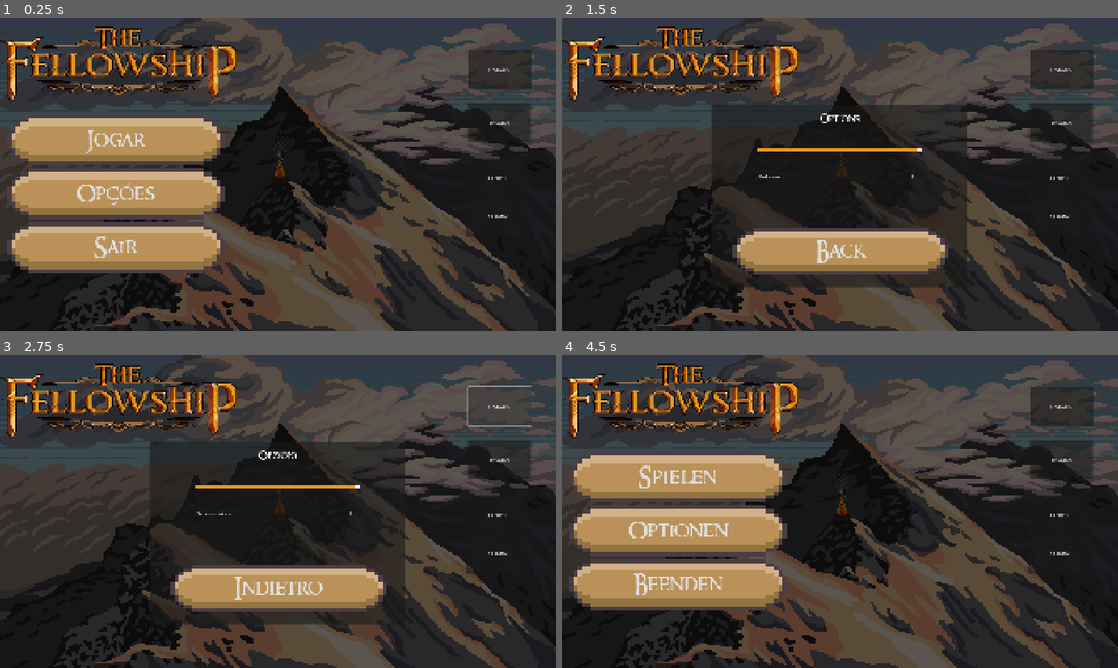
Above: before the commit, frames 1-4 (two rows, left to right).
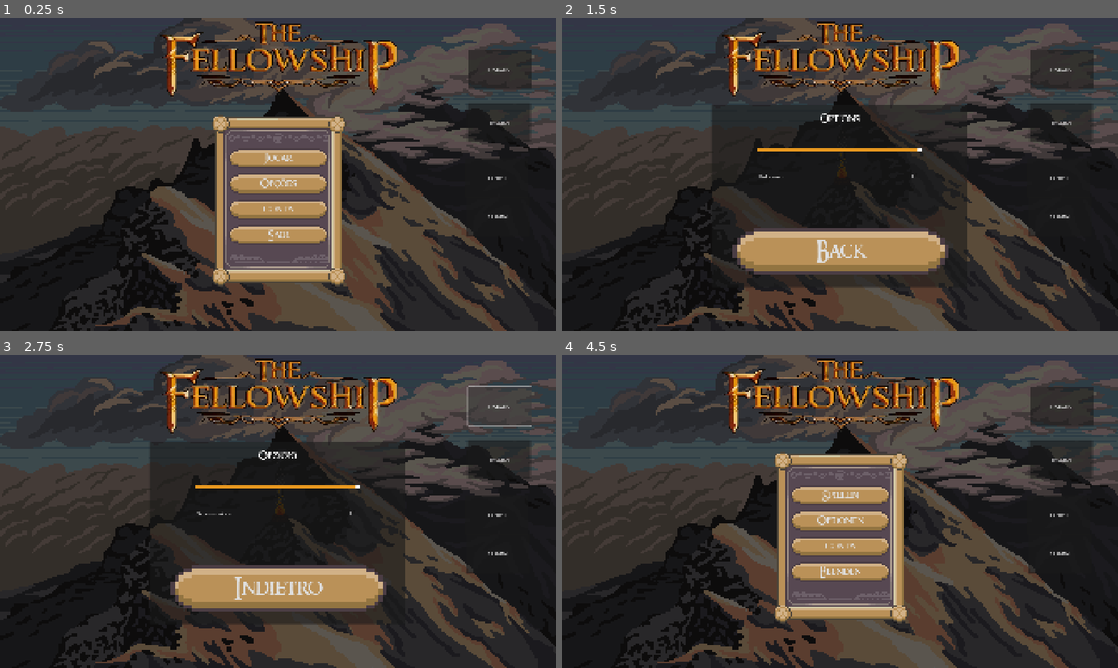
Above: after the commit, the same moments.

Repository: rafilourenco/PAP
Game: Godot game, scene res://src/global/main_menu.tscn
Same seed, same stepped clock (60 frames per second), same inputs: the game is played once before the commit and once after it.
Inputs:
- Up to frame 1 (0.25 s): no input
- Up to frame 2 (1.5 s): click "ENGLISH" at 0.5 s; click "Options" at 1.25 s
- Up to frame 3 (2.75 s): click "ITALIANO" at 2 s
- Up to frame 4 (4.5 s): click "FRENCH" at 2.75 s; click "GERMAN" at 3.5 s; click "Zurück" at 4.25 s

The runs differ from the first frame. In frame 1, 34% of the frame differs, in the area x 0-72%, y 1-86%; in frame 2, 6.4%; in frame 3, 6.4%; in frame 4, 34%.

Commit message:
Atualização do UI

Diff:
--- a/src/global/main_menu.gd
+++ b/src/global/main_menu.gd
@@ -1,7 +1,7 @@
 extends Control
 
 const CONFIG_PATH := "user://settings.cfg"
-@onready var main_buttons: VBoxContainer = $MainButtons
+@onready var main_buttons: Panel = $MainButtons
 @onready var options: Panel = $Options
 
 func save_language(lang: String) -> void:
--- a/src/global/main_menu.tscn
+++ b/src/global/main_menu.tscn
@@ -1,18 +1,25 @@
-[gd_scene load_steps=14 format=3 uid="uid://dmld3q6i1l3nc"]
+[gd_scene load_steps=19 format=3 uid="uid://dmld3q6i1l3nc"]
 
 [ext_resource type="Script" uid="uid://c6vs4hdy5luk8" path="res://src/global/main_menu.gd" id="1_hikmi"]
 [ext_resource type="Texture2D" uid="uid://h70jhxbyl6xl" path="res://src/global/UI/fundo.png" id="1_npkow"]
 [ext_resource type="FontFile" uid="uid://f2fxybw5j22t" path="res://src/global/UI/RINGM___.TTF" id="1_rdm6y"]
 [ext_resource type="Texture2D" uid="uid://dhn5s78ijbve7" path="res://src/global/UI/Button_52x14.png" id="2_glcjn"]
 [ext_resource type="Texture2D" uid="uid://4komnfcdamey" path="res://src/global/UI/logo-fellowship.png" id="4_ysmy1"]
+[ext_resource type="Texture2D" uid="uid://wbfdqqwo3av5" path="res://src/global/UI/CornerKnot_14x14.png" id="5_o8hlc"]
 [ext_resource type="AudioStream" uid="uid://bce64ev2nnydf" path="res://src/global/The Shire.wav" id="7_ro8wv"]
 [ext_resource type="Script" uid="uid://cg5hac83wies3" path="res://src/global/audio_control.gd" id="7_smjop"]
 [ext_resource type="Script" uid="uid://b6x4lma1c8ur8" path="res://src/global/fullscreen_control.gd" id="8_h32bd"]
+[ext_resource type="Texture2D" uid="uid://b7hjg4g6swftb" path="res://src/global/UI/RectangleBox_96x96.png" id="9_h32bd"]
+[ext_resource type="Texture2D" uid="uid://0c2br6lgg0ss" path="res://src/global/UI/TopPatternPanel_02_33x15.png" id="10_3pb76"]
+[ext_resource type="Texture2D" uid="uid://b076wk1pmp7ws" path="res://src/global/UI/BottomPatternPanel_119x17.png" id="11_o8hlc"]
 
 [sub_resource type="StyleBoxTexture" id="StyleBoxTexture_3hb1d"]
 texture = ExtResource("1_npkow")
 modulate_color = Color(0.354063, 0.354063, 0.354063, 1)
 
+[sub_resource type="StyleBoxTexture" id="StyleBoxTexture_bj7ps"]
+texture = ExtResource("9_h32bd")
+
 [sub_resource type="StyleBoxEmpty" id="StyleBoxEmpty_p2bwi"]
 
 [sub_resource type="StyleBoxTexture" id="StyleBoxTexture_0n411"]
@@ -44,106 +51,213 @@
 grow_vertical = 2
 theme_override_styles/panel = SubResource("StyleBoxTexture_3hb1d")
 
-[node name="MainButtons" type="VBoxContainer" parent="."]
+[node name="Logo" type="TextureRect" parent="."]
+layout_mode = 1
+anchors_preset = 5
+anchor_left = 0.5
+anchor_right = 0.5
+offset_left = -435.5
+offset_right = 435.5
+offset_bottom = 282.0
+grow_horizontal = 2
+texture = ExtResource("4_ysmy1")
+
+[node name="EnglishButton" type="Button" parent="."]
+layout_mode = 0
+offset_left = 1613.0
+offset_top = 291.0
+offset_right = 1831.0
+offset_bottom = 427.0
+text = "ENGLISH"
+
+[node name="ItalianButton" type="Button" parent="."]
+layout_mode = 0
+offset_left = 1615.0
+offset_top = 108.0
+offset_right = 1833.0
+offset_bottom = 244.0
+text = "ITALIANO"
+
+[node name="FrenchButton" type="Button" parent="."]
+layout_mode = 0
+offset_left = 1606.0
+offset_top = 483.0
+offset_right = 1824.0
+offset_bottom = 619.0
+text = "FRENCH"
+
+[node name="GermanButton" type="Button" parent="."]
+layout_mode = 0
+offset_left = 1608.0
+offset_top = 616.0
+offset_right = 1826.0
+offset_bottom = 752.0
+text = "GERMAN"
+
+[node name="MainButtons" type="Panel" parent="."]
 layout_mode = 1
 anchors_preset = 8
 anchor_left = 0.5
 anchor_top = 0.5
 anchor_right = 0.5
 anchor_bottom = 0.5
-offset_left = -937.0
-offset_top = -204.0
-offset_right = -185.0
-offset_bottom = 341.0
+offset_left = -220.0
+offset_top = -203.0
+offset_right = 221.0
+offset_bottom = 375.0
 grow_horizontal = 2
 grow_vertical = 2
-theme_override_constants/separation = 10
-
-[node name="Button" type="Button" parent="MainButtons"]
+theme_override_styles/panel = SubResource("StyleBoxTexture_bj7ps")
+
+[node name="TopLeft" type="TextureRect" parent="MainButtons"]
+custom_minimum_size = Vector2(64, 64)
+layout_mode = 1
+offset_left = -13.0
+offset_top = -7.0
+offset_right = 51.0
+offset_bottom = 57.0
+texture = ExtResource("5_o8hlc")
+
+[node name="TopRight" type="TextureRect" parent="MainButtons"]
+custom_minimum_size = Vector2(64, 64)
+layout_mode = 1
+anchors_preset = 1
+anchor_left = 1.0
+anchor_right = 1.0
+offset_left = -51.0
+offset_top = -6.0
+offset_right = 13.0
+offset_bottom = 58.0
+grow_horizontal = 0
+texture = ExtResource("5_o8hlc")
+
+[node name="BottomLeft" type="TextureRect" parent="MainButtons"]
+custom_minimum_size = Vector2(64, 64)
+layout_mode = 1
+anchors_preset = 2
+anchor_top = 1.0
+anchor_bottom = 1.0
+offset_left = -13.0
+offset_top = -57.0
+offset_right = 51.0
+offset_bottom = 7.0
+grow_vertical = 0
+texture = ExtResource("5_o8hlc")
+
+[node name="BottomRight" type="TextureRect" parent="MainButtons"]
+custom_minimum_size = Vector2(64, 64)
+layout_mode = 1
+anchors_preset = 3
+anchor_left = 1.0
+anchor_top = 1.0
+anchor_right = 1.0
+anchor_bottom = 1.0
+offset_left = -51.0
+offset_top = -58.0
+offset_right = 13.0
+offset_bottom = 6.0
+grow_horizontal = 0
+grow_vertical = 0
+texture = ExtResource("5_o8hlc")
+
+[node name="VBoxContainer" type="VBoxContainer" parent="MainButtons"]
+layout_mode = 0
+offset_left = 44.0
+offset_top = 59.0
+offset_right = 391.0
+offset_bottom = 518.0
+
+[node name="TopPattern" type="TextureRect" parent="MainButtons/VBoxContainer"]
+custom_minimum_size = Vector2(0, 35)
+layout_mode = 2
+texture = ExtResource("10_3pb76")
+
+[node name="Control4" type="Control" parent="MainButtons/VBoxContainer"]
+custom_minimum_size = Vector2(0, 10)
+layout_mode = 2
+
+[node name="VBoxContainer" type="VBoxContainer" parent="MainButtons/VBoxContainer"]
+layout_mode = 2
+
+[node name="Button" type="Button" parent="MainButtons/VBoxContainer/VBoxContainer"]
+custom_minimum_size = Vector2(250, 70)
 layout_mode = 2
 size_flags_vertical = 3
 theme_override_colors/font_hover_pressed_color = Color(0.909804, 0.596078, 0.121569, 1)
 theme_override_colors/font_hover_color = Color(0.909804, 0.596078, 0.121569, 1)
 theme_override_colors/font_pressed_color = Color(0.812725, 3.77826e-06, 5.77569e-07, 1)
 theme_override_fonts/font = ExtResource("1_rdm6y")
-theme_override_font_sizes/font_size = 75
+theme_override_font_sizes/font_size = 35
 theme_override_styles/focus = SubResource("StyleBoxEmpty_p2bwi")
 theme_override_styles/hover = SubResource("StyleBoxTexture_0n411")
 theme_override_styles/pressed = SubResource("StyleBoxTexture_0n411")
 theme_override_styles/normal = SubResource("StyleBoxTexture_0n411")
 text = "MENU_LABEL_PLAY"
 
-[node name="Button2" type="Button" parent="MainButtons"]
+[node name="Control" type="Control" parent="MainButtons/VBoxContainer/VBoxContainer"]
+custom_minimum_size = Vector2(0, 10)
+layout_mode = 2
+
+[node name="Button2" type="Button" parent="MainButtons/VBoxContainer/VBoxContainer"]
+custom_minimum_size = Vector2(250, 70)
 layout_mode = 2
 size_flags_vertical = 3
 theme_override_colors/font_hover_pressed_color = Color(0.909804, 0.596078, 0.121569, 1)
 theme_override_colors/font_hover_color = Color(0.909804, 0.596078, 0.121569, 1)
 theme_override_colors/font_pressed_color = Color(0.812725, 3.77826e-06, 5.77569e-07, 1)
 theme_override_fonts/font = ExtResource("1_rdm6y")
-theme_override_font_sizes/font_size = 75
+theme_override_font_sizes/font_size = 35
 theme_override_styles/focus = SubResource("StyleBoxEmpty_p2bwi")
 theme_override_styles/hover = SubResource("StyleBoxTexture_0n411")
 theme_override_styles/pressed = SubResource("StyleBoxTexture_0n411")
 theme_override_styles/normal = SubResource("StyleBoxTexture_0n411")
 text = "MENU_OPTIONS"
 
-[node name="Button3" type="Button" parent="MainButtons"]
+[node name="Control3" type="Control" parent="MainButtons/VBoxContainer/VBoxContainer"]
+custom_minimum_size = Vector2(0, 10)
+layout_mode = 2
+
+[node name="Button4" type="Button" parent="MainButtons/VBoxContainer/VBoxContainer"]
+custom_minimum_size = Vector2(250, 70)
+layout_mode = 2
+theme_override_colors/font_hover_pressed_color = Color(0.909804, 0.596078, 0.121569, 1)
+theme_override_colors/font_hover_color = Color(0.909804, 0.596078, 0.121569, 1)
+theme_override_colors/font_pressed_color = Color(0.812725, 3.77826e-06, 5.77569e-07, 1)
+theme_override_fonts/font = ExtResource("1_rdm6y")
+theme_override_font_sizes/font_size = 35
+theme_override_styles/focus = SubResource("StyleBoxEmpty_p2bwi")
+theme_override_styles/hover = SubResource("StyleBoxTexture_0n411")
+theme_override_styles/pressed = SubResource("StyleBoxTexture_0n411")
+theme_override_styles/normal = SubResource("StyleBoxTexture_0n411")
+text = "conta"
+
+[node name="Control2" type="Control" parent="MainButtons/VBoxContainer/VBoxContainer"]
+custom_minimum_size = Vector2(0, 10)
+layout_mode = 2
+
+[node name="Button3" type="Button" parent="MainButtons/VBoxContainer/VBoxContainer"]
+custom_minimum_size = Vector2(250, 70)
 layout_mode = 2
 size_flags_vertical = 3
 theme_override_colors/font_hover_pressed_color = Color(0.909804, 0.596078, 0.121569, 1)
 theme_override_colors/font_hover_color = Color(0.909804, 0.596078, 0.121569, 1)
 theme_override_colors/font_pressed_color = Color(0.812725, 3.77826e-06, 5.77569e-07, 1)
 theme_override_fonts/font = ExtResource("1_rdm6y")
-theme_override_font_sizes/font_size = 75
+theme_override_font_sizes/font_size = 35
 theme_override_styles/focus = SubResource("StyleBoxEmpty_p2bwi")
 theme_override_styles/hover = SubResource("StyleBoxTexture_0n411")
 theme_override_styles/pressed = SubResource("StyleBoxTexture_0n411")
 theme_override_styles/normal = SubResource("StyleBoxTexture_0n411")
 text = "MENU_LABEL_QUIT"
 
-[node name="Logo" type="TextureRect" parent="."]
-layout_mode = 1
-anchors_preset = 5
-anchor_left = 0.5
-anchor_right = 0.5
-offset_left = -988.0
-offset_top = 17.0
-offset_right = -117.0
-offset_bottom = 299.0
-grow_horizontal = 2
-texture = ExtResource("4_ysmy1")
-
-[node name="EnglishButton" type="Button" parent="."]
-layout_mode = 0
-offset_left = 1613.0
-offset_top = 291.0
-offset_right = 1831.0
-offset_bottom = 427.0
-text = "ENGLISH"
-
-[node name="ItalianButton" type="Button" parent="."]
-layout_mode = 0
-offset_left = 1615.0
-offset_top = 108.0
-offset_right = 1833.0
-offset_bottom = 244.0
-text = "ITALIANO"
-
-[node name="FrenchButton" type="Button" parent="."]
-layout_mode = 0
-offset_left = 1606.0
-offset_top = 483.0
-offset_right = 1824.0
-offset_bottom = 619.0
-text = "FRENCH"
-
-[node name="GermanButton" type="Button" parent="."]
-layout_mode = 0
-offset_left = 1608.0
-offset_top = 616.0
-offset_right = 1826.0
-offset_bottom = 752.0
-text = "GERMAN"
+[node name="Control5" type="Control" parent="MainButtons/VBoxContainer"]
+custom_minimum_size = Vector2(0, 20)
+layout_mode = 2
+
+[node name="BottomPattern" type="TextureRect" parent="MainButtons/VBoxContainer"]
+custom_minimum_size = Vector2(0, 35)
+layout_mode = 2
+texture = ExtResource("11_o8hlc")
 
 [node name="Options" type="Panel" parent="."]
 visible = false
@@ -173,6 +287,7 @@
 vertical_alignment = 1
 
 [node name="Back" type="Button" parent="Options/Label"]
+layout_mode = 0
 offset_left = 70.0
 offset_top = 423.0
 offset_right = 819.0
@@ -218,13 +333,13 @@
 autoplay = true
 bus = &"Music"
 
-[connection signal="pressed" from="MainButtons/Button" to="." method="_on_jogar_pressed"]
-[connection signal="pressed" from="MainButtons/Button2" to="." method="_on_opcoes_pressed"]
-[connection signal="pressed" from="MainButtons/Button3" to="." method="_on_sair_pressed"]
 [connection signal="pressed" from="EnglishButton" to="." method="_on_english_button_pressed"]
 [connection signal="pressed" from="ItalianButton" to="." method="_on_italian_button_pressed"]
 [connection signal="pressed" from="FrenchButton" to="." method="_on_french_button_pressed"]
 [connection signal="pressed" from="GermanButton" to="." method="_on_german_button_pressed"]
+[connection signal="pressed" from="MainButtons/VBoxContainer/VBoxContainer/Button" to="." method="_on_jogar_pressed"]
+[connection signal="pressed" from="MainButtons/VBoxContainer/VBoxContainer/Button2" to="." method="_on_opcoes_pressed"]
+[connection signal="pressed" from="MainButtons/VBoxContainer/VBoxContainer/Button3" to="." method="_on_sair_pressed"]
 [connection signal="pressed" from="Options/Label/Back" to="." method="_on_back_options_pressed"]
 [connection signal="value_changed" from="Options/AudioControl" to="Options/AudioControl" method="_on_value_changed"]
 [connection signal="toggled" from="Options/FullscreenControl" to="Options/FullscreenControl" method="_on_toggled"]
--- a/src/unit/definitions/archer.tres
+++ b/src/unit/definitions/archer.tres
@@ -84,3 +84,4 @@
 type_components = Array[PackedScene]([])
 move_definitions = Array[ExtResource("2_vhtr3")]([SubResource("Resource_vjiri"), SubResource("Resource_ksy2q"), SubResource("Resource_vdtad"), SubResource("Resource_2v8nb"), SubResource("Resource_txw7i"), SubResource("Resource_r6rhk"), SubResource("Resource_1btnv"), SubResource("Resource_wrpqr")])
 ability_definitions = Array[ExtResource("2_vhtr3")]([SubResource("Resource_g4b0h"), SubResource("Resource_1c5nj"), SubResource("Resource_05nw8"), SubResource("Resource_bi154")])
+max_health = 1
--- a/src/unit/definitions/mage.tres
+++ b/src/unit/definitions/mage.tres
@@ -43,3 +43,4 @@
 type_components = Array[PackedScene]([ExtResource("3_eyu1m")])
 move_definitions = Array[ExtResource("2_j6gmm")]([SubResource("Resource_4mvqa"), SubResource("Resource_4n2h2"), SubResource("Resource_b6ygl"), SubResource("Resource_7pycl")])
 ability_definitions = Array[ExtResource("2_j6gmm")]([SubResource("Resource_cs4j1")])
+max_health = 1
